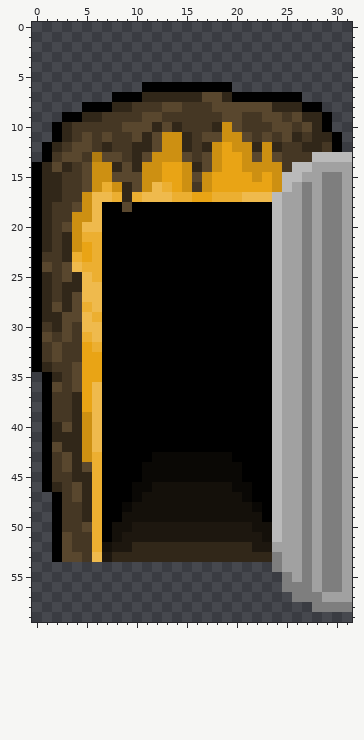
File history of a pixel-art sprite, sprites/tileset/key_door_open.png. The first picture shows the starting point.
The file is 32x60 pixels. Colours within 5 levels of each other are drawn and written as one.
After the commit:
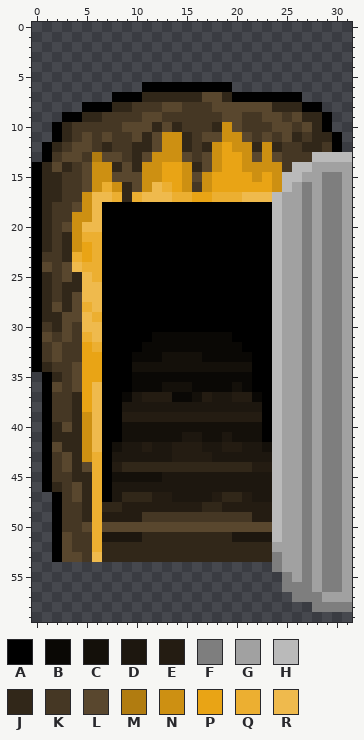
Palette (. is transparent): A #000000  B #0a0805  C #14100a  D #1d170f  E #241c12  F #7e7e7e  G #a1a1a1  H #bababa  J #312719  K #453724  L #59472e  M #b17c10  N #cd9012  P #e9a415  Q #ecaf31  R #efba4d
The exact change:
@@ x 7..11 @@
 17 RQJQR
-18 AALAA
+18 AAAAA
 19 AAAAA
@@ x 5..25 @@
 30 RRAAAAAAAAAAAAAAAAAHG
-31 QRAAAAAAAAAAAAAAAAAHG
-32 PQAAAAAAAAAAAAAAAAAHG
-33 PPAAAAAAAAAAAAAAAAAHG
-34 PPAAAAAAAAAAAAAAAAAHG
-35 PPAAAAAAAAAAAAAAAAAHG
-36 PRAAAAAAAAAAAAAAAAAHG
-37 PRAAAAAAAAAAAAAAAAAHG
-38 PRAAAAAAAAAAAAAAAAAHG
-39 NRAAAAAAAAAAAAAAAAAHG
-40 NRAAAAAAAAAAAAAAAAAHG
-41 NRAAAAAAAAAAAAAAAAAHG
-42 NRAAAAAAAAAAAAAAAAAHG
-43 NQAAAAABBBBBBBBAAAAHG
-44 LQAAAABBBBBBBBBBAAAHG
-45 JQAAAABBBBBBBBBBAAAHG
-46 JQAAABBCCCCCCCCBBAAHG
-47 JQAAABCCCCCCCCCCBAAHG
-48 JQAABCCCCCCCCCCCCBAHG
-49 JQAACCCCCCCCCCCCCCAHG
-50 LQACCDDDDDDDDDDDDCCHG
-51 KQACDDDDDDDDDDDDDDCHG
-52 KQCDDJJJJJJJJJJJJDDGG
-53 KRDJJJJJJJJJJJJJJJJFG
+31 QRAAAAABBBBBBBBAAAAHG
+32 PQAAAABBBBBBBBBBAAAHG
+33 PPAAABBBCCCCBBBBBAAHG
+34 PPAAACCCCCCCCCCCCAAHG
+35 PPAAABBBBBBBBBBBBAAHG
+36 PRAAABBBCCCBBBBCBAAHG
+37 PRAABDEEEBBCEDDEEBAHG
+38 PRAADDDDDDDDDDDDDDAHG
+39 NRAAEEEEEEEEEEEEEEAHG
+40 NRAACCCCCCCCCCCCCCAHG
+41 NRAACCCCCCDDCCDCCCAHG
+42 NRACDDEDDEEEDDEEDDCHG
+43 NQADDDDDDEEEEDDDDDDHG
+44 LQAEJJJJJJJJJJJJJEEHG
+45 JQACCCCCDDDDDDDDDDDHG
+46 JQADDDDDDDDDDDDDDDDHG
+47 JQADJJJEEDDDDEJJEDDHG
+48 JQJJEEEEEEEEJJEEEEEHG
+49 JQEEEEKKKKKKKKKKKEEHG
+50 LQLLLLLLLLLLLLLLLLLHG
+51 KQDDDDJJJJJJJJJDDDDHG
+52 KQJJJJJJJJJJJJJJJJJGG
+53 KRJJJJJJJJJJJJJJJJJFG
 54 ...................FG
Pixel boxes of the changes (left, top, right, bottom) in both pictures:
changed: (122, 202, 132, 212)
changed: (102, 332, 272, 562)
